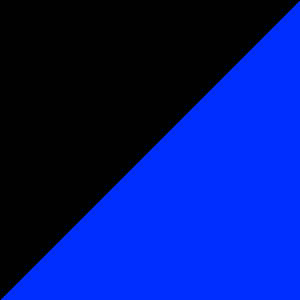
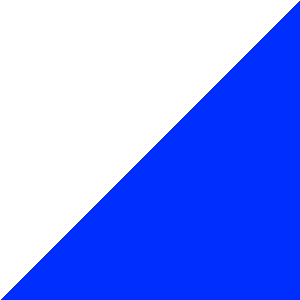
Two versions of the same layered image (300 × 300). Layer-by-layer changes:
removed layer "Background" over (0, 0, 300, 300)
